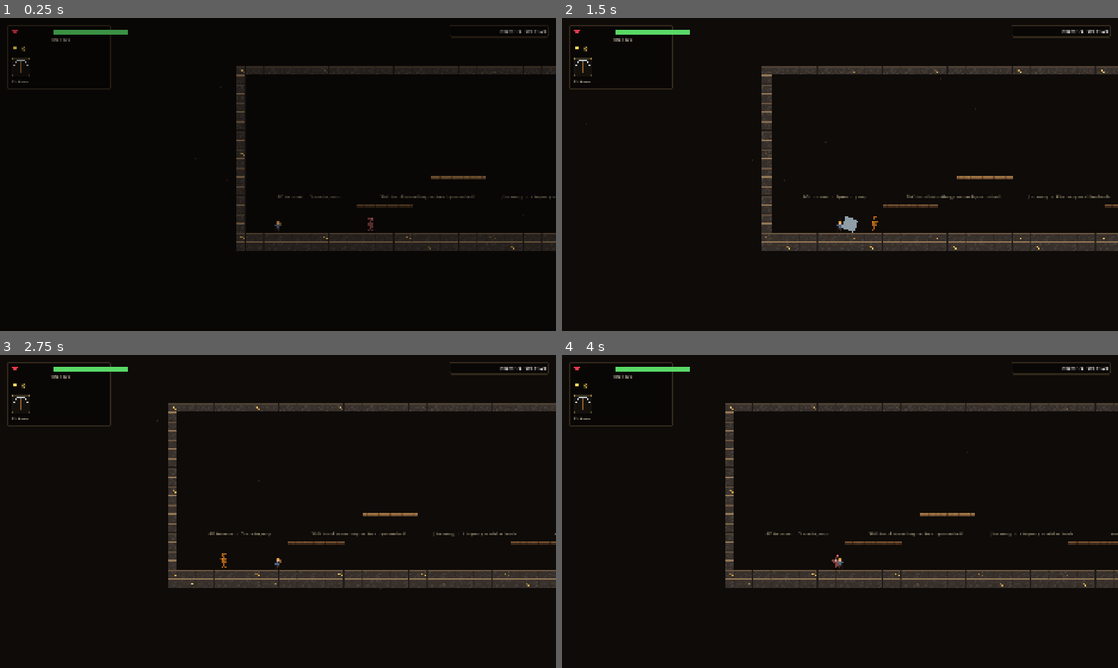
Above: before the commit, frames 1-4 (two rows, left to right).
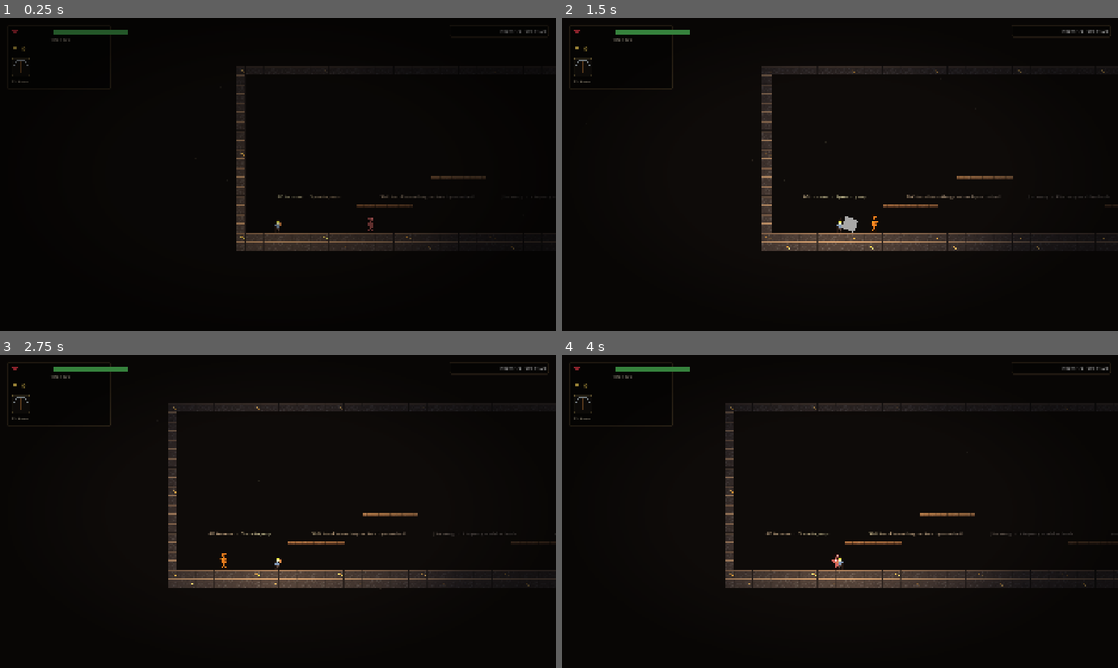
Above: after the commit, the same moments.

Repository: dlepi24/dungeon-delve
Game: Godot game, scene res://src/rooms/delve_run.tscn
Two runs of this game, one before a commit and one after it. Both use one fixed random seed, a clock stepped at 60 frames per second and the inputs below. This scene is started directly instead of the project's main scene.
Inputs (mouse positions are in pixels of both pictures, inside the frame that each line leads up to):
- Up to frame 1 (0.25 s): no input
- Up to frame 2 (1.5 s): tap Enter (ui_accept) at 0.5 s; move the mouse to (962, 158) at 0.52 s; hold D (move_right) 0.53-1.25 s; click (962, 158) at 0.6 s; tap Space (jump) at 0.77 s; drag from (728, 190) to (878, 215) at 1.27 s
- Up to frame 3 (2.75 s): move the mouse to (333, 442) at 2.02 s; hold D (move_right) from 2.03 s (still down); tap 2 (consumable_2) at 2.1 s; click (333, 442) at 2.17 s
- Up to frame 4 (4 s): release D (move_right) at 2.75 s; drag from (812, 574) to (673, 464) at 2.77 s; move the mouse to (1006, 558) at 3.52 s; hold A (move_left) from 3.53 s (still down); right-click (1006, 558) at 3.6 s; click (1006, 558) at 3.67 s; tap Space (jump) at 3.77 s

The runs differ from the first frame. In frame 1, 1.5% of the frame differs, in the area x 2-100%, y 3-75%; in frame 2, 3.8%; in frame 3, 4.0%; in frame 4, 4.0%.

Commit message:
Light the mine: darkness, a lantern on the player, glowing altars, vignette
A CanvasModulate dims the world (gently — telegraph colours are the
combat language and must survive), a warm procedural lantern light
rides the player, shrines cast their bargain's colour into the dark and
die to an ember when spent, and a vignette pulls the screen edges in.
All gradients built at runtime: zero assets, gray-box discipline holds,
every value exported for tuning. HUD canvases stay full bright.

Co-Authored-By: Claude Fable 5 <noreply@anthropic.com>

Diff:
--- a/src/rooms/delve_run.tscn
+++ b/src/rooms/delve_run.tscn
@@ -15,6 +15,7 @@
 [ext_resource type="PackedScene" path="res://src/rooms/result_screen.tscn" id="22_result"]
 [ext_resource type="PackedScene" path="res://src/rooms/door_choice.tscn" id="25_doors"]
 [ext_resource type="Script" path="res://src/ui/transition_fade.gd" id="26_fade"]
+[ext_resource type="Script" path="res://src/systems/mine_atmosphere.gd" id="27_atmo"]
 
 [node name="DelveRun" type="Node2D"]
 
@@ -59,6 +60,9 @@
 [node name="TransitionFade" type="CanvasLayer" parent="."]
 script = ExtResource("26_fade")
 
+[node name="MineAtmosphere" type="Node" parent="."]
+script = ExtResource("27_atmo")
+
 [node name="DebugOverlay" parent="." instance=ExtResource("4_overlay") node_paths=PackedStringArray("player")]
 player = NodePath("../Player")
 
--- /dev/null
+++ b/src/systems/mine_atmosphere.gd
@@ -0,0 +1,91 @@
+extends Node
+## The mine's darkness: a CanvasModulate dims the world, a warm lantern light
+## rides the player, and a vignette pulls the screen edges in. Built entirely
+## from gradients at runtime — no textures on disk, so gray-box discipline
+## holds while the scene stops looking like an editor viewport.
+##
+## Readability is the constraint (GDD: telegraphs ARE the combat language), so
+## the darkness is deliberately mild and every value is exported for tuning.
+## The HUD lives on CanvasLayers — separate canvases — so it stays full bright.
+
+## World tint. 1,1,1 = off. Keep it gentle: telegraph colours must survive.
+@export var darkness: Color = Color(0.58, 0.58, 0.68)
+@export var lantern_colour: Color = Color(1.0, 0.88, 0.7)
+@export var lantern_energy: float = 1.1
+## Light texture scale — roughly the glow radius in multiples of 128 px.
+@export var lantern_scale: float = 5.0
+## How dark the screen corners get. 0 disables the vignette.
+@export_range(0.0, 1.0) var vignette_strength: float = 0.4
+
+var _lantern: PointLight2D = null
+
+
+func _ready() -> void:
+	# Deferred: the scene tree is still assembling during _ready and the
+	# modulate/vignette want to sit on the root.
+	_build.call_deferred()
+
+
+func _build() -> void:
+	var cm: CanvasModulate = CanvasModulate.new()
+	cm.color = darkness
+	get_parent().add_child(cm)
+
+	if vignette_strength > 0.0:
+		var layer: CanvasLayer = CanvasLayer.new()
+		layer.layer = 25
+		var rect: TextureRect = TextureRect.new()
+		rect.texture = _vignette_texture()
+		rect.anchor_right = 1.0
+		rect.anchor_bottom = 1.0
+		rect.expand_mode = TextureRect.EXPAND_IGNORE_SIZE
+		rect.mouse_filter = Control.MOUSE_FILTER_IGNORE
+		layer.add_child(rect)
+		add_child(layer)
+
+
+## The lantern follows the player; resolved lazily per the CLAUDE.md
+## _ready-order discipline, and re-attached if the player is ever rebuilt.
+func _process(_delta: float) -> void:
+	if _lantern != null and is_instance_valid(_lantern):
+		return
+	var player: Player = get_tree().get_first_node_in_group(&"player") as Player
+	if player == null:
+		return
+	_lantern = PointLight2D.new()
+	_lantern.texture = _light_texture()
+	_lantern.color = lantern_colour
+	_lantern.energy = lantern_energy
+	_lantern.texture_scale = lantern_scale
+	_lantern.position = Vector2(0, -30)
+	player.add_child(_lantern)
+
+
+func _light_texture() -> GradientTexture2D:
+	var gradient: Gradient = Gradient.new()
+	gradient.set_color(0, Color.WHITE)
+	gradient.set_color(1, Color.BLACK)
+	var texture: GradientTexture2D = GradientTexture2D.new()
+	texture.gradient = gradient
+	texture.fill = GradientTexture2D.FILL_RADIAL
+	texture.fill_from = Vector2(0.5, 0.5)
+	texture.fill_to = Vector2(0.5, 1.0)
+	texture.width = 256
+	texture.height = 256
+	return texture
+
+
+func _vignette_texture() -> GradientTexture2D:
+	var gradient: Gradient = Gradient.new()
+	gradient.offsets = PackedFloat32Array([0.0, 0.62, 1.0])
+	gradient.colors = PackedColorArray([
+		Color(0, 0, 0, 0), Color(0, 0, 0, 0), Color(0, 0, 0, vignette_strength),
+	])
+	var texture: GradientTexture2D = GradientTexture2D.new()
+	texture.gradient = gradient
+	texture.fill = GradientTexture2D.FILL_RADIAL
+	texture.fill_from = Vector2(0.5, 0.5)
+	texture.fill_to = Vector2(0.5, 1.0)
+	texture.width = 512
+	texture.height = 512
+	return texture
--- a/src/systems/shrine.gd
+++ b/src/systems/shrine.gd
@@ -14,6 +14,7 @@
 
 var _accepted: bool = false
 var _player: Player = null
+var _light: PointLight2D = null
 
 @onready var _glow: ColorRect = $Glow
 @onready var _offer: Label = $Offer
@@ -22,7 +23,30 @@
 func _ready() -> void:
 	if data != null:
 		_glow.color = data.colour
+		# A real light in the mine's darkness, so an altar beckons from across
+		# the room. Dies to an ember on accept, with the glow.
+		_light = PointLight2D.new()
+		_light.texture = _radial_light()
+		_light.color = data.colour
+		_light.energy = 0.9
+		_light.texture_scale = 2.2
+		_light.position = Vector2(0, -46)
+		add_child(_light)
 	_offer.visible = false
+
+
+func _radial_light() -> GradientTexture2D:
+	var gradient: Gradient = Gradient.new()
+	gradient.set_color(0, Color.WHITE)
+	gradient.set_color(1, Color.BLACK)
+	var texture: GradientTexture2D = GradientTexture2D.new()
+	texture.gradient = gradient
+	texture.fill = GradientTexture2D.FILL_RADIAL
+	texture.fill_from = Vector2(0.5, 0.5)
+	texture.fill_to = Vector2(0.5, 1.0)
+	texture.width = 128
+	texture.height = 128
+	return texture
 
 
 func _physics_process(_delta: float) -> void:
@@ -68,3 +92,5 @@
 	_offer.visible = false
 	# The spent altar keeps a coal of its colour, so you can see what you took.
 	_glow.color = Color(data.colour, 0.25)
+	if _light != null:
+		_light.energy = 0.25
Not shown: 1 places in src/rooms/delve_run.tscn that only renumber resources
